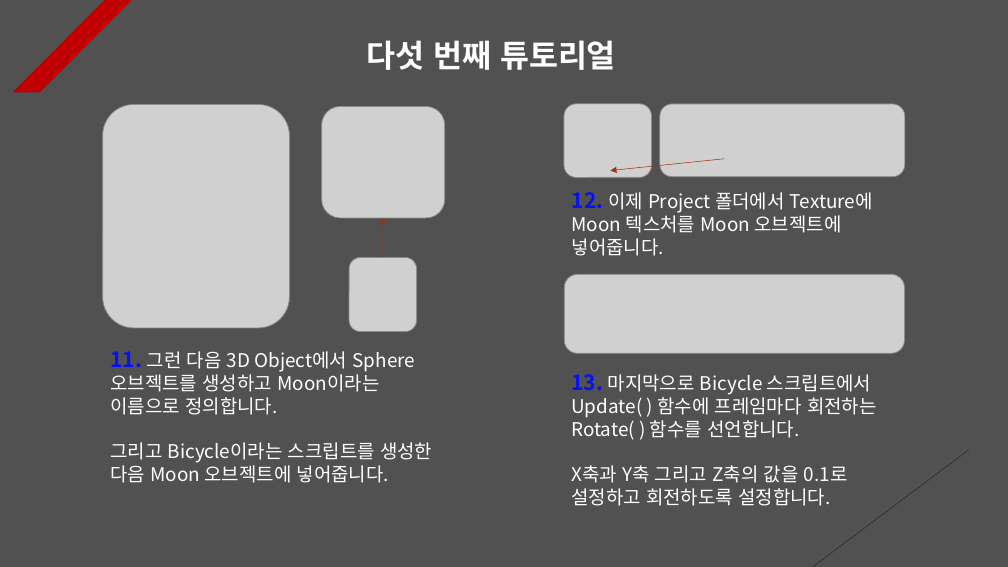
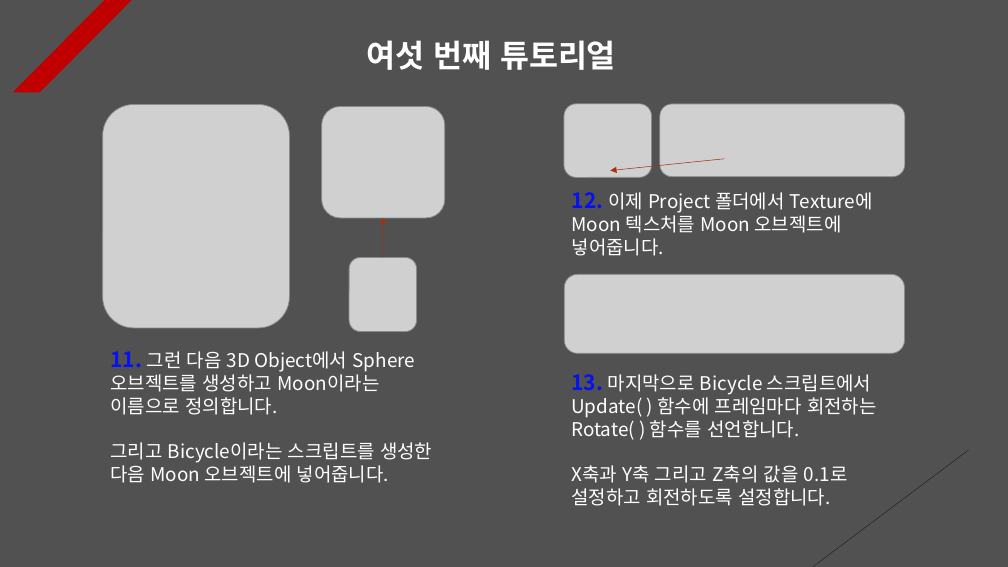
Before and after one commit to Unity2033/3D-UnityEngine, a slide deck: slide 8 of Assets/Class/Rotation/PPT Data/Rotation Example.pptx. Drawn at 1008x567 pixels with LibreOffice and Linux fonts; fonts in the diff are those of the drawing; grey boxes stand for pictures. Boxes give left, top, right and bottom in pixels: in the first picture for what was removed or moved away, otherwise in the second. Text is boxed around its words. In the diff, an @@ line names an element or a change of style, - is before the commit and + after.

```diff
--- a/Assets/Class/Rotation/PPT Data/Rotation Example.pptx
+++ b/Assets/Class/Rotation/PPT Data/Rotation Example.pptx
@@ text at [367,40,616,70]: text changed @@
-다섯 번째 튜토리얼
+여섯 번째 튜토리얼
```
Also in this commit, not shown: 6 other slides changed, 21 other files.
